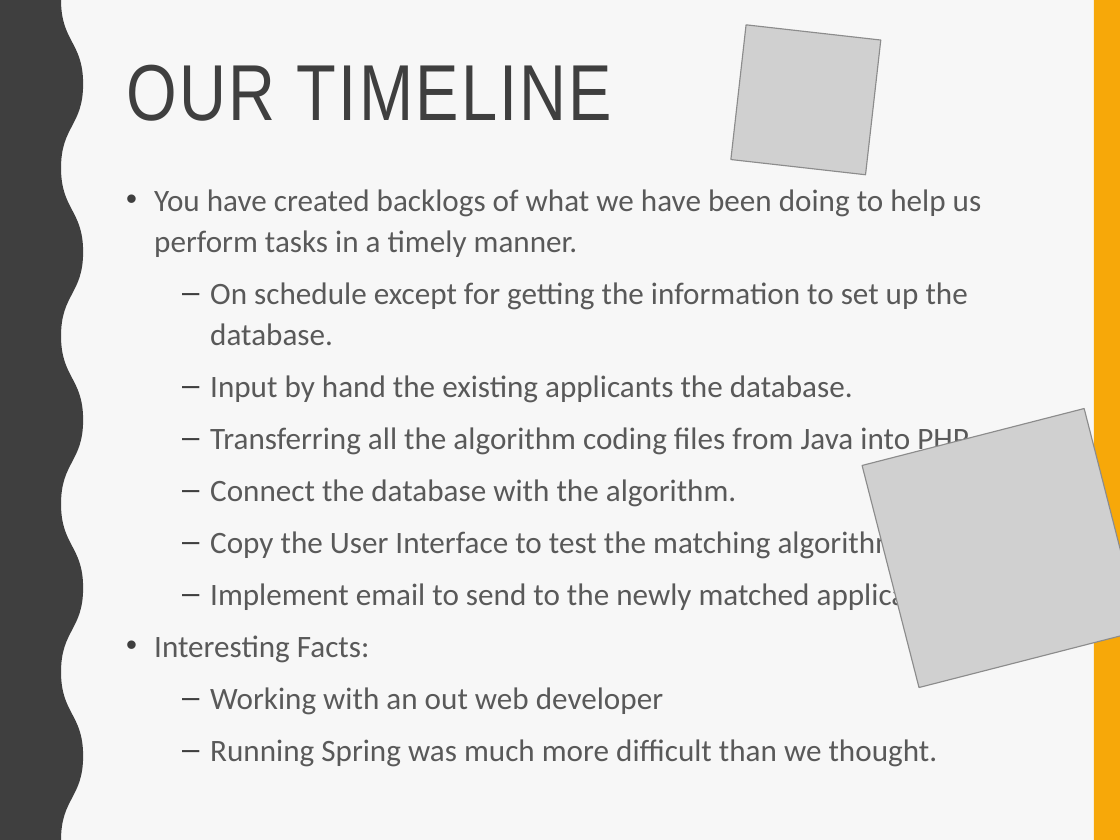
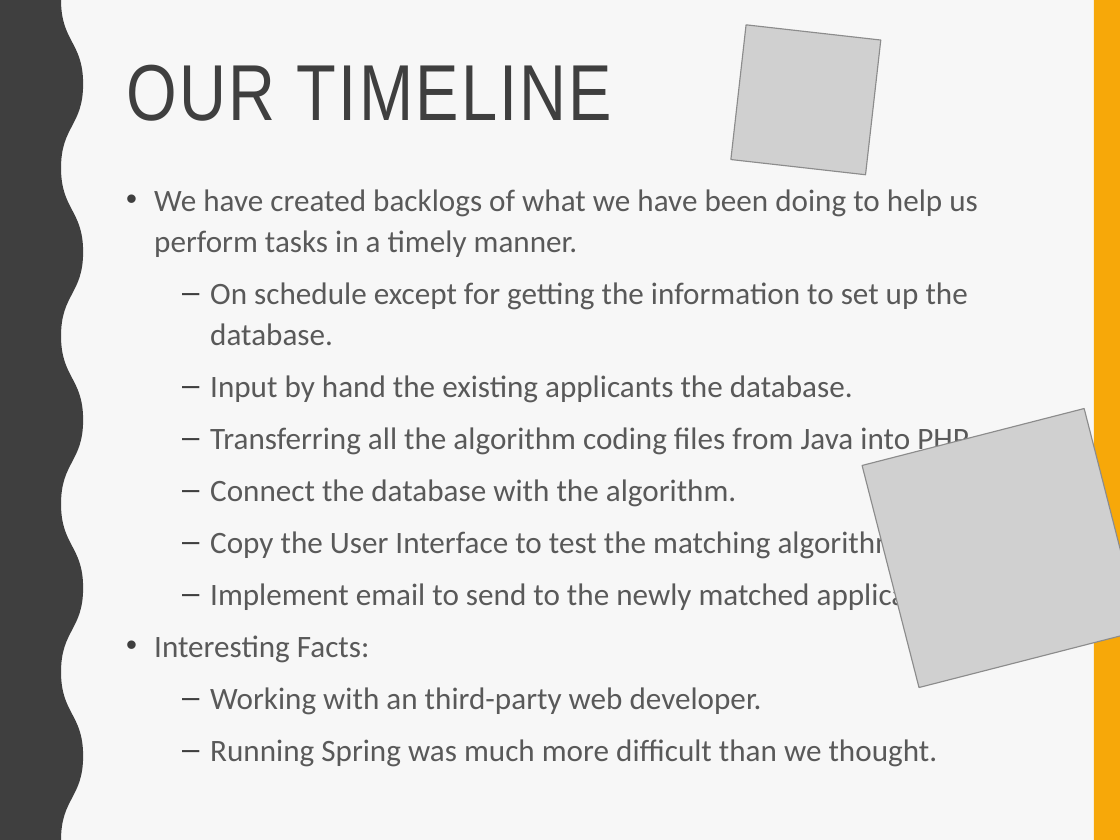
Before and after one commit to Tramanh-Le/Software_engineering_project, a slide deck: slide 6 of SE_Presentation.pptx. Drawn at 1120x840 pixels with LibreOffice and Linux fonts; fonts in the diff are those of the drawing; grey boxes stand for pictures. Boxes give left, top, right and bottom in pixels: in the first picture for what was removed or moved away, otherwise in the second. Text is boxed around its words. In the diff, an @@ line names an element or a change of style, - is before the commit and + after.

```diff
--- a/SE_Presentation.pptx
+++ b/SE_Presentation.pptx
@@ text at (154, 189, 978, 257): text changed @@
-• You have created backlogs of what we have been doing to help us perform tasks in a timely manner.
+• We have created backlogs of what we have been doing to help us perform tasks in a timely manner.
@@ text at (210, 687, 762, 715): text changed @@
-  – Working with an out web developer
+  – Working with an third-party web developer.
```
Also in this commit, not shown: 1 other slide changed.
